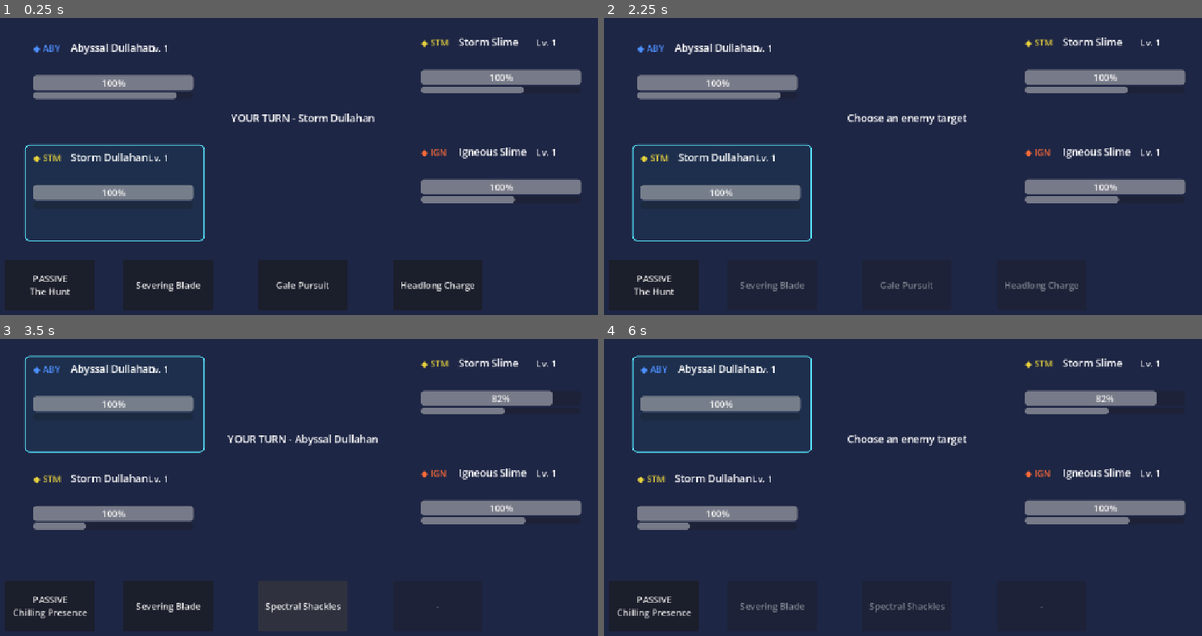
Above: before the commit, frames 1-4 (two rows, left to right).
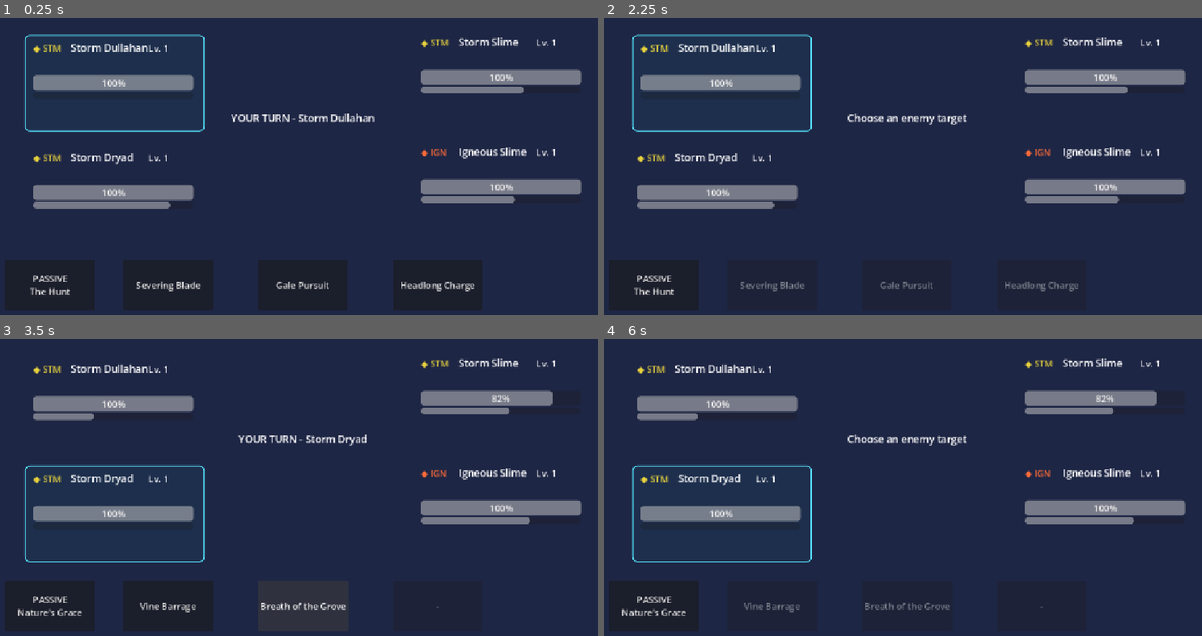
Above: after the commit, the same moments.

Repository: Akharyuu/monster-rpg
Game: Godot game, scene res://scenes/battle/battle_screen.tscn
Two runs of this game, one before a commit and one after it. Both use one fixed random seed, a clock stepped at 60 frames per second and the inputs below.
Inputs (mouse positions are in pixels of both pictures, inside the frame that each line leads up to):
- Up to frame 1 (0.25 s): no input
- Up to frame 2 (2.25 s): click "PASSIVE The Hunt" at 0.5 s; click "Severing Blade" at 1.25 s; click (1106, 77) at 2.02 s
- Up to frame 3 (3.5 s): click "Gale Pursuit" at 2.75 s
- Up to frame 4 (6 s): click "PASSIVE Chilling Presence" (after the commit: "PASSIVE Nature's Grace") at 3.5 s; click "Severing Blade" (after the commit: "Vine Barrage") at 4.25 s; click "Spectral Shackles" (after the commit: "Breath of the Grove") at 5 s; click (1106, 398) at 5.77 s

The runs differ from the first frame. In frame 1, 2.7% of the frame differs, in the area x 4-35%, y 5-76%; in frame 2, 3.4%; in frame 3, 3.1%; in frame 4, 3.3%.

Commit message:
Add Storm Dryad to playable test team

Diff:
--- a/godot/scenes/battle/battle_screen.gd
+++ b/godot/scenes/battle/battle_screen.gd
@@ -40,10 +40,10 @@
 func _ready() -> void:
     allies = [
         PrototypeFactoryScript.create_level_one_monster(
-            "dullahan_storm"
+            "dryad_storm"
         ),
         PrototypeFactoryScript.create_level_one_monster(
-            "dullahan_abyssal"
+            "dullahan_storm"
         )
     ]
 
